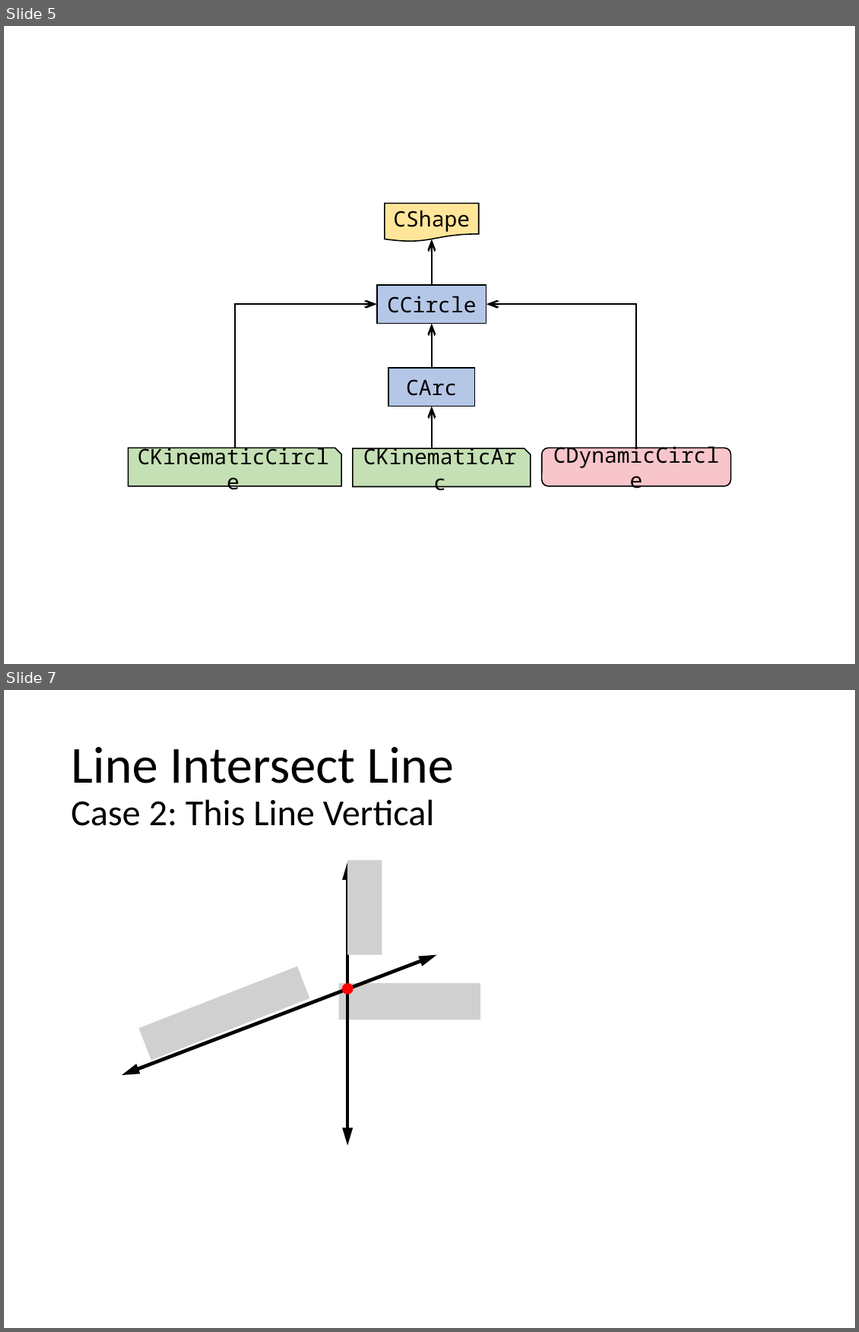
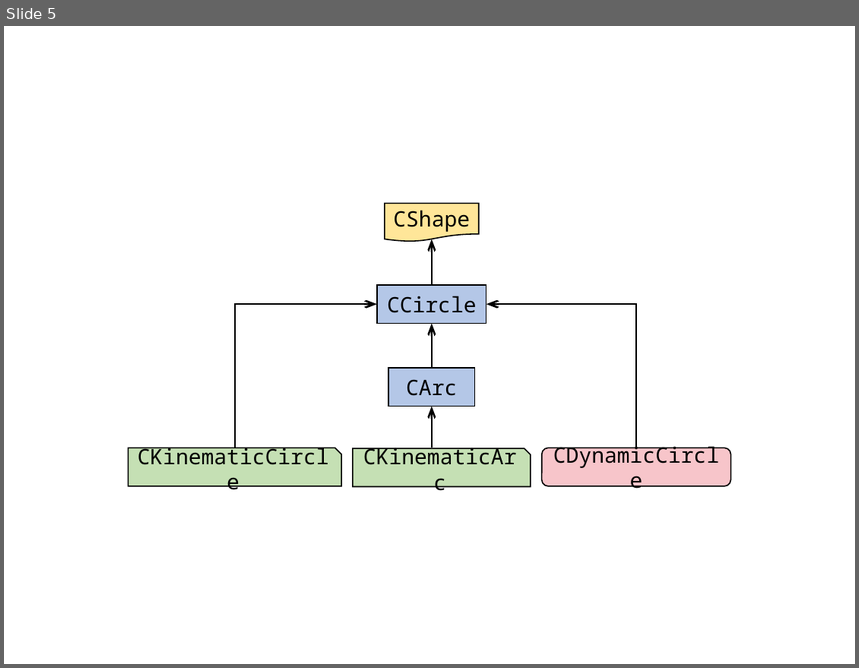
Before and after one commit to Ian-Parberry/sage-docs, a slide deck: Doxygen/physics/2. Shapes Library/figures.pptx. Shown one above the other, each under a label of ours: slides 5 and 7 before the commit, slide 5 after it; the slides between them are not shown. The pictures are 859x1332 and 859x668 pixels, drawn with LibreOffice and Linux fonts; fonts in the diff are those of the drawing; grey boxes stand for pictures. Boxes give left, top, right and bottom in pixels: in the first picture for what was removed or moved away, otherwise in the second. Text is boxed around its words. In the diff, an @@ line names an element or a change of style, - is before the commit and + after.

```diff
--- a/Doxygen/physics/2. Shapes Library/figures.pptx
+++ b/Doxygen/physics/2. Shapes Library/figures.pptx
@@ slide 7 removed at (4, 690, 855, 1328), background #FFFFFF @@
@@ title removed at (71, 747, 454, 826) @@
-Line Intersect Line
-Case 2: This Line Vertical
@@ group removed at (122, 861, 481, 1145): 3 pictures, 2 double arrows, 1 ellipse @@
```
Also in this commit, not shown: 3 slides added, 2 other slides removed, 13 other files.
